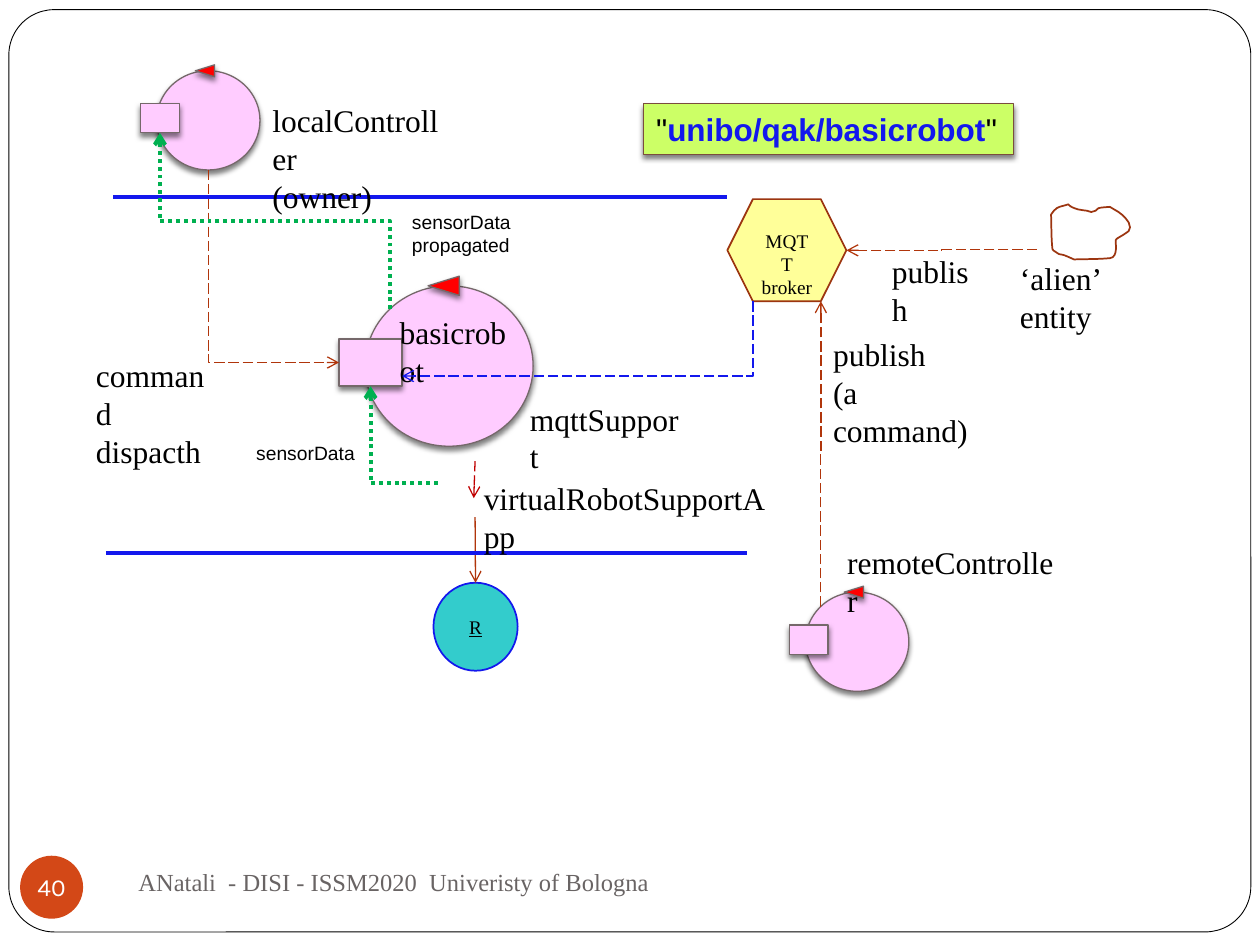
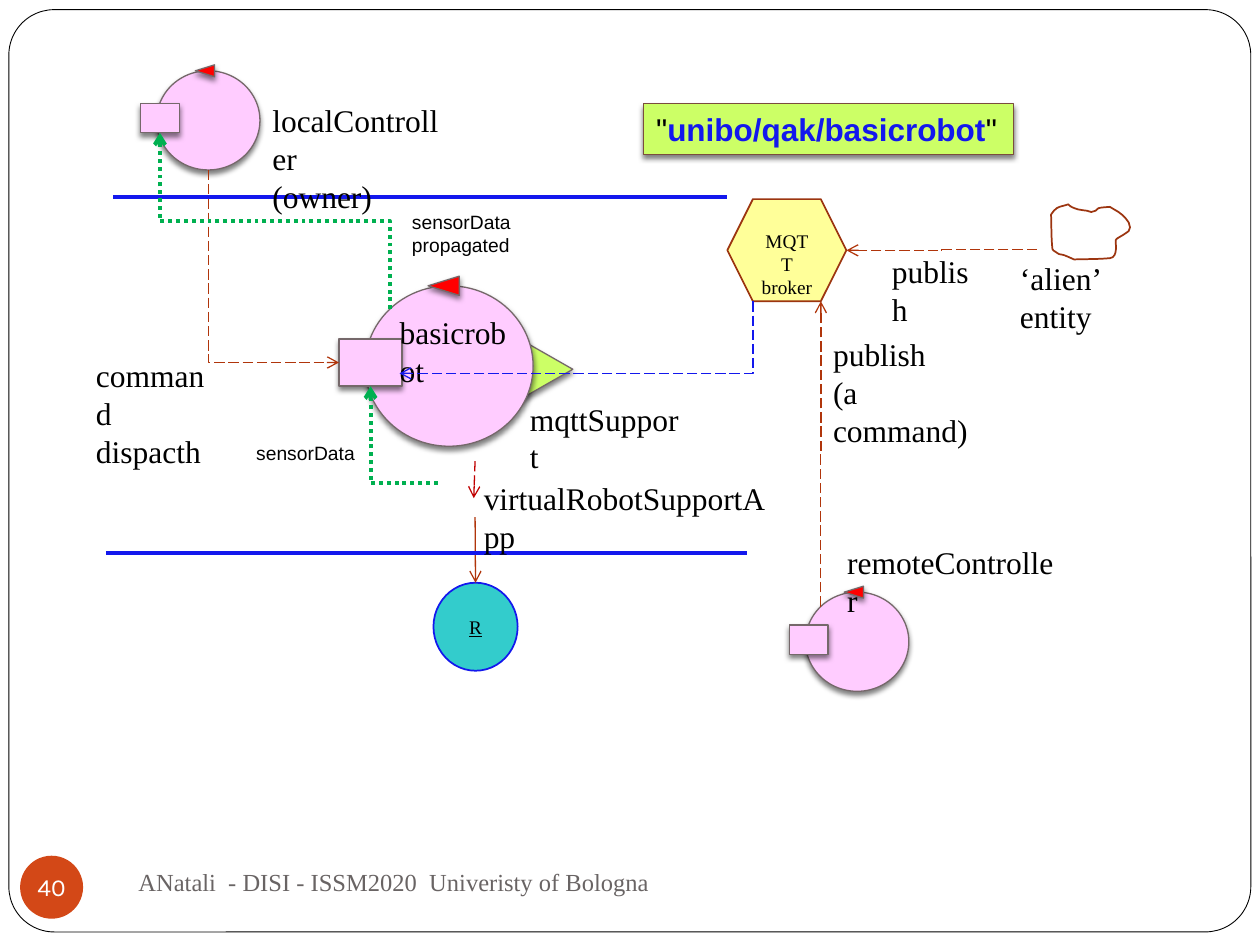
Before and after one commit to anatali/iss2020LabBo, a slide deck: slide 40 of it.unibo.issLabStart/userDocs/ISSM2020.pptx. Drawn at 1260x945 pixels with LibreOffice and Linux fonts; fonts in the diff are those of the drawing; background and template pictures are left out. Boxes give left, top, right and bottom in pixels: in the first picture for what was removed or moved away, otherwise in the second. Text is boxed around its words. In the diff, an @@ line names an element or a change of style, - is before the commit and + after.

```diff
--- a/it.unibo.issLabStart/userDocs/ISSM2020.pptx
+++ b/it.unibo.issLabStart/userDocs/ISSM2020.pptx
@@ elbow arrow (753, 301) - (399, 373): route changed @@
@@ triangle added at box(452, 301, 573, 438), fill #CCFF66, outline #75696A 0.75 pt @@
```
Also in this commit, not shown: 3 other slides changed, 1 slide added, 26 other files.
